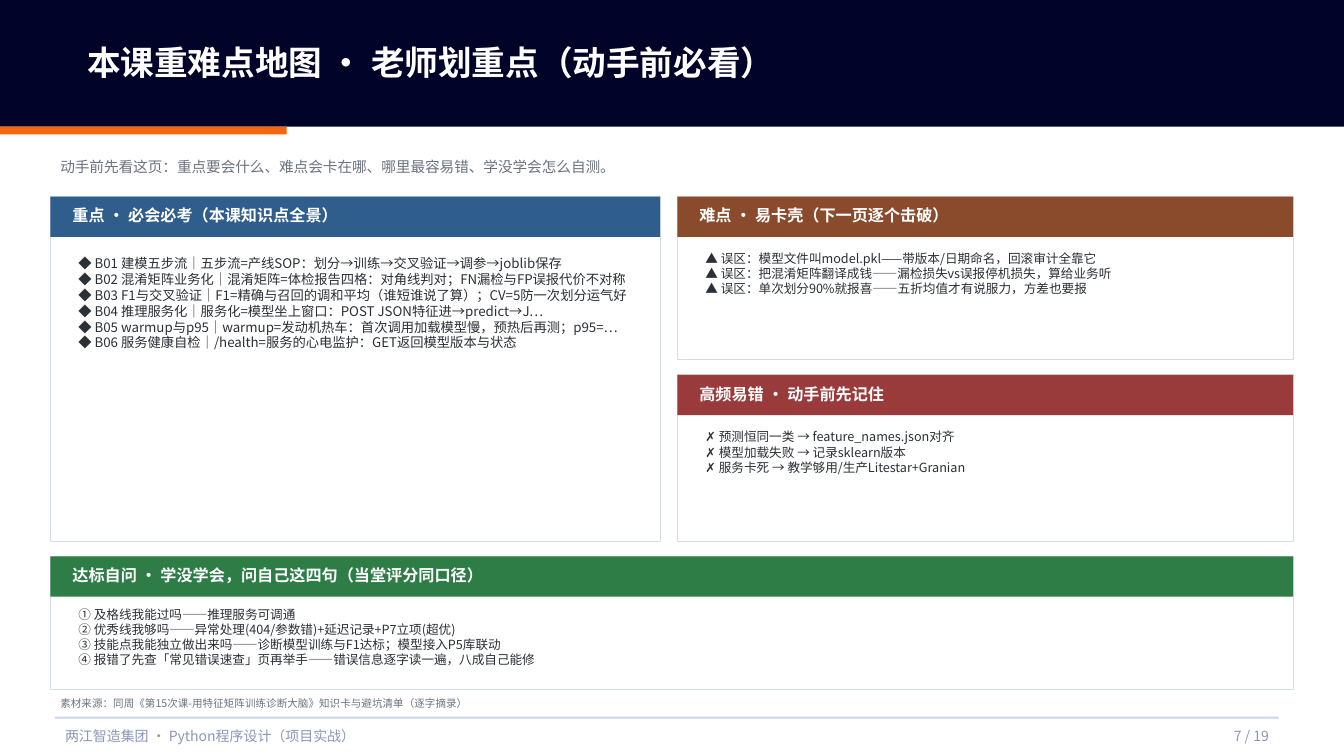
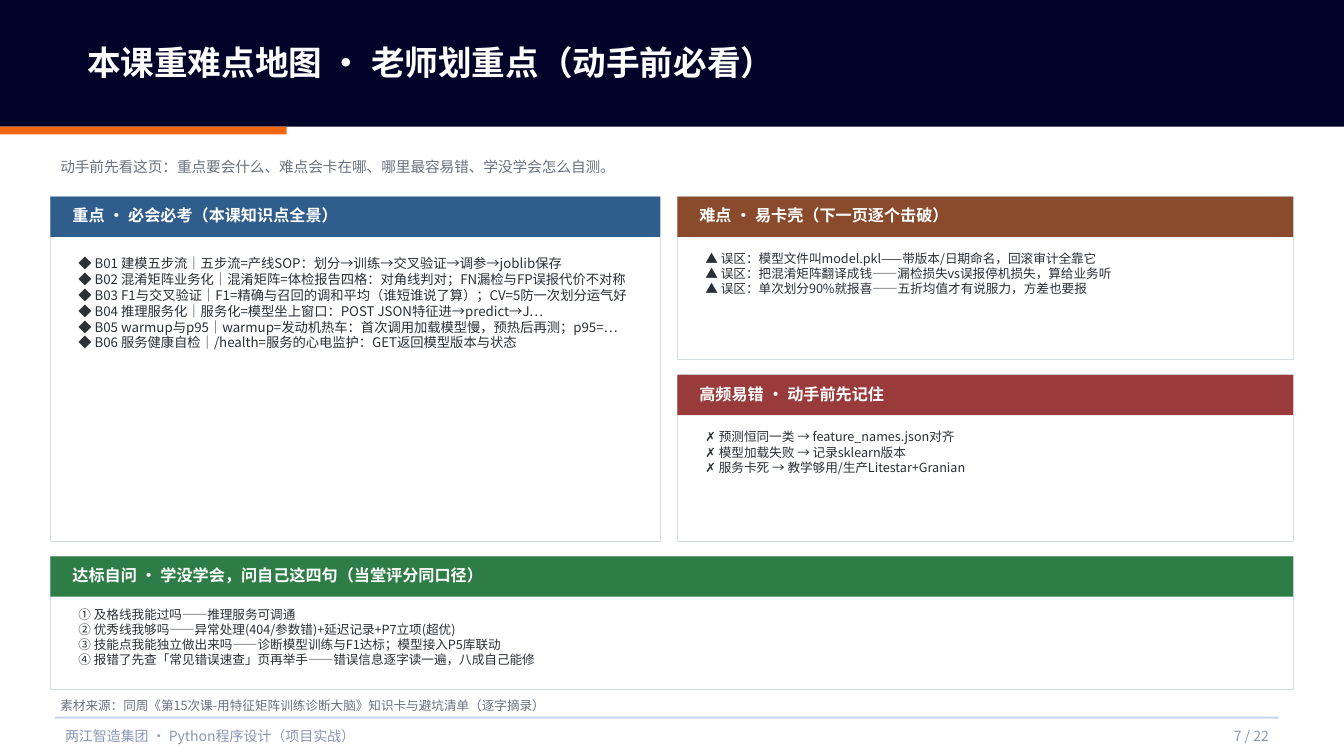
Before and after one commit to tianqiongenze/ai-course-teaching-resources, a slide deck: slide 7 of 03-Python程序设计-项目实战/V2授课PPT/W08-第16次课-把模型部署到产线边缘.pptx. Drawn at 1344x756 pixels with LibreOffice and Linux fonts; fonts in the diff are those of the drawing. Boxes give left, top, right and bottom in pixels: in the first picture for what was removed or moved away, otherwise in the second. Text is boxed around its words. In the diff, an @@ line names an element or a change of style, - is before the commit and + after.

Commit message:
feat(101): 100号报告P1/P2/P3优化方案全量执行
- P1-1: 32个精简deck注入知识速览卡+下次课预告(+64页, 逐字摘自同周完整deck)
- P1-2: 01课8个deck补重难点导航(+16页)
- P1-3: 9个高负荷页拆分(动态切点v2, 档位完整性断言0异常)
- P2: 正文<9pt升9pt(663 run, 0回退) + 冗余后缀裁剪
- P3: gate101五道门禁上线(语法/重症溢出/高负荷/乱码/check99), 终态全绿

```diff
--- a/03-Python程序设计-项目实战/V2授课PPT/W08-第16次课-把模型部署到产线边缘.pptx
+++ b/03-Python程序设计-项目实战/V2授课PPT/W08-第16次课-把模型部署到产线边缘.pptx
@@ text "素材来源：同周《第15次课-用特征矩阵训练诊断大脑》知识卡与避坑清单（逐字摘录）" at bbox=[60, 699, 545, 711]: size 7.5 to 9 pt @@
@@ text at bbox=[1234, 730, 1269, 741]: text changed @@
-7 / 19
+7 / 22
```
Also in this commit, not shown: 12 other slides changed, 3 slides added, 48 other files.
